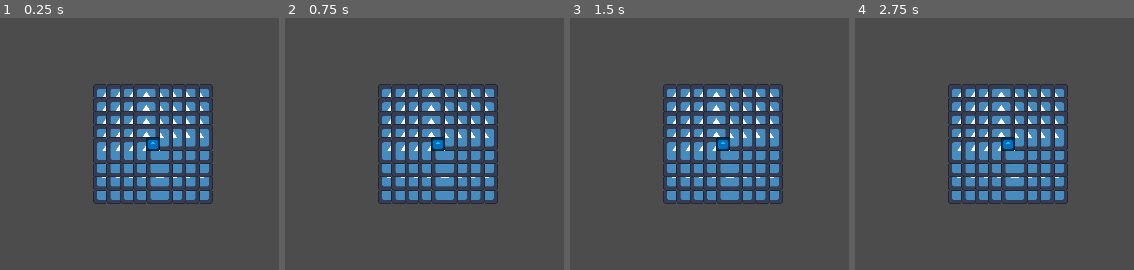
Above: before the commit, frames 1-4 (left to right).
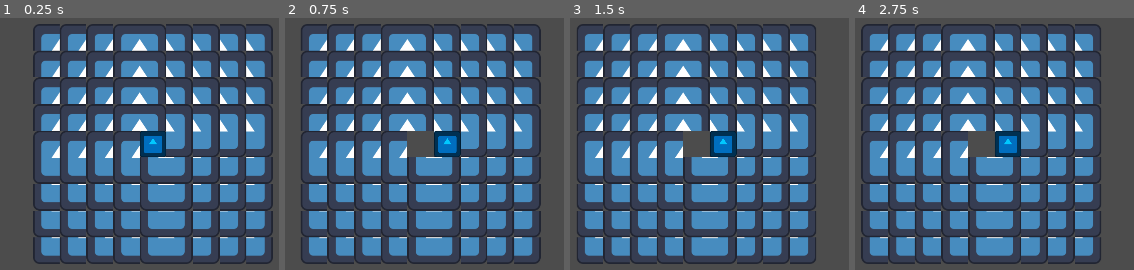
Above: after the commit, the same moments.

Repository: Oochiiehehe3/Juggernaut-on-the-Dance-Floor
Game: Godot game, scene res://scenes/test_movement.tscn
Same seed, same stepped clock (60 frames per second), same inputs: the game is played once before the commit and once after it. The engine's default icon, where the game draws it, is replaced by a stand-in: a white triangle on a blue panel in a dark square. Sound files missing from this copy of the repository are replaced by a short silence.
Inputs:
- Up to frame 1 (0.25 s): no input
- Up to frame 2 (0.75 s): tap Enter at 0.5 s; hold D (Right) from 0.53 s (still down)
- Up to frame 3 (1.5 s): release D (Right) at 1.28 s; hold S (Down) from 1.28 s (still down)
- Up to frame 4 (2.75 s): tap Space at 2 s; release S (Down) at 2.03 s; hold D (Right) from 2.03 s (still down)

The runs differ from the first frame. In frame 1, 48% of the frame differs, in the area x 11-98%, y 2-98%; in frame 2, 48%, in the area x 5-92%, y 2-98%; in frame 3, 48%; in frame 4, 48%.

Commit message:
added basic movement

Diff:
--- a/jotdf/assets/instances/characters/sir_dancelot.tscn
+++ b/jotdf/assets/instances/characters/sir_dancelot.tscn
@@ -1,13 +1,16 @@
-[gd_scene load_steps=4 format=3 uid="uid://dn1643erx5mad"]
+[gd_scene load_steps=5 format=3 uid="uid://dn1643erx5mad"]
 
 [ext_resource type="Script" path="res://scripts/playercontroller.gd" id="1_uwt8n"]
 [ext_resource type="SpriteFrames" uid="uid://dmixmcep731p5" path="res://resources/characters/sir_dancelot_anims.tres" id="1_xwvab"]
+[ext_resource type="Script" path="res://scripts/move_detection.gd" id="3_v604k"]
 
 [sub_resource type="RectangleShape2D" id="RectangleShape2D_fhu1h"]
 size = Vector2(32, 32)
 
-[node name="SirDancelot" type="CharacterBody2D"]
+[node name="SirDancelot" type="CharacterBody2D" node_paths=PackedStringArray("move_detection")]
 script = ExtResource("1_uwt8n")
+move_detection = NodePath("MoveDetection")
+current_state = 1
 
 [node name="AnimatedSprite2D" type="AnimatedSprite2D" parent="."]
 self_modulate = Color(0, 0.784314, 1, 1)
@@ -16,28 +19,40 @@
 animation = &"temporary"
 
 [node name="Camera2D" type="Camera2D" parent="."]
-zoom = Vector2(0.5, 0.5)
 position_smoothing_enabled = true
 
-[node name="MoveDetection" type="Area2D" parent="."]
+[node name="MoveDetection" type="Node2D" parent="." node_paths=PackedStringArray("up_detector", "down_detector", "left_detector", "right_detector")]
+script = ExtResource("3_v604k")
+up_detector = NodePath("Up")
+down_detector = NodePath("Down")
+left_detector = NodePath("Left")
+right_detector = NodePath("Right")
 
-[node name="Up" type="CollisionShape2D" parent="MoveDetection"]
+[node name="Up" type="Area2D" parent="MoveDetection"]
 position = Vector2(2.08165e-12, -64)
+
+[node name="Up" type="CollisionShape2D" parent="MoveDetection/Up"]
 shape = SubResource("RectangleShape2D_fhu1h")
 debug_color = Color(0, 0.642861, 0.310379, 0.42)
 
-[node name="Down" type="CollisionShape2D" parent="MoveDetection"]
+[node name="Down" type="Area2D" parent="MoveDetection"]
 position = Vector2(2.08165e-12, 64)
+
+[node name="Down" type="CollisionShape2D" parent="MoveDetection/Down"]
 shape = SubResource("RectangleShape2D_fhu1h")
 debug_color = Color(0, 0.642861, 0.310379, 0.42)
 
-[node name="Left" type="CollisionShape2D" parent="MoveDetection"]
+[node name="Left" type="Area2D" parent="MoveDetection"]
 position = Vector2(-64, 2.08165e-12)
+
+[node name="Left" type="CollisionShape2D" parent="MoveDetection/Left"]
 shape = SubResource("RectangleShape2D_fhu1h")
 debug_color = Color(0, 0.642861, 0.310379, 0.42)
 
-[node name="Right" type="CollisionShape2D" parent="MoveDetection"]
+[node name="Right" type="Area2D" parent="MoveDetection"]
 position = Vector2(64, 2.08165e-12)
+
+[node name="Right" type="CollisionShape2D" parent="MoveDetection/Right"]
 shape = SubResource("RectangleShape2D_fhu1h")
 debug_color = Color(0, 0.642861, 0.310379, 0.42)
 
@@ -45,7 +60,16 @@
 collision_layer = 16
 collision_mask = 16
 
-[node name="Up" type="CollisionShape2D" parent="HitDetection"]
+[node name="Hitbox" type="CollisionShape2D" parent="HitDetection"]
 position = Vector2(2.08165e-12, 2.08165e-12)
 shape = SubResource("RectangleShape2D_fhu1h")
 debug_color = Color(0.999734, 0, 0.103061, 0.42)
+
+[connection signal="body_shape_entered" from="MoveDetection/Up" to="MoveDetection" method="_on_up_body_shape_entered"]
+[connection signal="body_shape_exited" from="MoveDetection/Up" to="MoveDetection" method="_on_up_body_shape_exited"]
+[connection signal="body_shape_entered" from="MoveDetection/Down" to="MoveDetection" method="_on_down_body_shape_entered"]
+[connection signal="body_shape_exited" from="MoveDetection/Down" to="MoveDetection" method="_on_down_body_shape_exited"]
+[connection signal="body_shape_entered" from="MoveDetection/Left" to="MoveDetection" method="_on_left_body_shape_entered"]
+[connection signal="body_shape_exited" from="MoveDetection/Left" to="MoveDetection" method="_on_left_body_shape_exited"]
+[connection signal="body_shape_entered" from="MoveDetection/Right" to="MoveDetection" method="_on_right_body_shape_entered"]
+[connection signal="body_shape_exited" from="MoveDetection/Right" to="MoveDetection" method="_on_right_body_shape_exited"]
--- a/jotdf/assets/instances/music_player.tscn
+++ b/jotdf/assets/instances/music_player.tscn
@@ -1,18 +1,23 @@
 [gd_scene load_steps=4 format=3 uid="uid://cbeko8avov1wc"]
 
-[ext_resource type="AudioStream" uid="uid://cyf73tnw0lya2" path="res://assets/music/boppin_beatdown.wav" id="1_6jxd3"]
+[ext_resource type="AudioStream" uid="uid://lbkd1frt32se" path="res://assets/music/boppin_beatdown.wav" id="1_6jxd3"]
 [ext_resource type="Script" path="res://scripts/music_player.gd" id="2_8r105"]
 [ext_resource type="Script" path="res://addons/rhythm_notifier/rhythm_notifier.gd" id="3_8pfa3"]
 
-[node name="MusicPlayer" type="AudioStreamPlayer" node_paths=PackedStringArray("beats")]
+[node name="MusicPlayer" type="AudioStreamPlayer" node_paths=PackedStringArray("beats", "beat_timer")]
 stream = ExtResource("1_6jxd3")
-autoplay = true
 bus = &"Music"
 script = ExtResource("2_8r105")
 beats = NodePath("RhythmNotifier")
+beat_timer = NodePath("Timer")
 
 [node name="RhythmNotifier" type="Node" parent="." node_paths=PackedStringArray("audio_stream_player")]
 script = ExtResource("3_8pfa3")
 bpm = 130.0
 beat_length = 0.461538
 audio_stream_player = NodePath("..")
+
+[node name="Timer" type="Timer" parent="."]
+
+[connection signal="beat" from="RhythmNotifier" to="." method="_on_rhythm_notifier_beat"]
+[connection signal="timeout" from="Timer" to="." method="_on_timer_timeout"]
--- a/jotdf/project.godot
+++ b/jotdf/project.godot
@@ -18,10 +18,6 @@
 [audio]
 
 buses/default_bus_layout="res://resources/default_bus_layout.tres"
-
-[autoload]
-
-MusicPlayer="*res://assets/instances/music_player.tscn"
 
 [display]
 
--- a/jotdf/scenes/test_movement.tscn
+++ b/jotdf/scenes/test_movement.tscn
@@ -1,7 +1,8 @@
-[gd_scene load_steps=5 format=3 uid="uid://clpemmrkjq76f"]
+[gd_scene load_steps=6 format=3 uid="uid://clpemmrkjq76f"]
 
 [ext_resource type="Texture2D" uid="uid://c1ca0x0n7ekc5" path="res://assets/art/temp_art/icon.svg" id="1_sgybs"]
 [ext_resource type="PackedScene" uid="uid://dn1643erx5mad" path="res://assets/instances/characters/sir_dancelot.tscn" id="2_1ctov"]
+[ext_resource type="PackedScene" uid="uid://cbeko8avov1wc" path="res://assets/instances/music_player.tscn" id="3_6xf6i"]
 
 [sub_resource type="TileSetAtlasSource" id="TileSetAtlasSource_dl18l"]
 texture = ExtResource("1_sgybs")
@@ -13,6 +14,7 @@
 
 [sub_resource type="TileSet" id="TileSet_qvi01"]
 tile_size = Vector2i(64, 64)
+physics_layer_0/collision_layer = 1
 sources/0 = SubResource("TileSetAtlasSource_dl18l")
 
 [node name="TestMovement" type="Node2D"]
@@ -21,6 +23,9 @@
 position = Vector2(-32, -32)
 tile_set = SubResource("TileSet_qvi01")
 format = 2
-layer_0/tile_data = PackedInt32Array(-196612, 0, 0, -131076, …(960 unchanged characters)… 0, -131072, 65536, 0, -65536, 65536, 0, 0, 0, 0, 65536, 0, 1, 131072, 0, 1, 131073, 65536 …(194 unchanged characters)…
+layer_0/tile_data = PackedInt32Array(-196612, 0, 0, -131076, …(960 unchanged characters)… 0, -131072, 65536, 0, -65536, 65536, 0, 65536, 0, 1, 131072, 0, 1, 131073, 65536 …(194 unchanged characters)…
 
 [node name="SirDancelot" parent="." instance=ExtResource("2_1ctov")]
+
+[node name="MusicPlayer" parent="." node_paths=PackedStringArray("player") instance=ExtResource("3_6xf6i")]
+player = NodePath("../SirDancelot")
--- /dev/null
+++ b/jotdf/scripts/move_detection.gd
@@ -0,0 +1,53 @@
+extends Node2D
+
+@export var up_detector: Area2D
+@export var down_detector: Area2D
+@export var left_detector: Area2D
+@export var right_detector: Area2D
+
+var up_blocked = false
+var down_blocked = false
+var left_blocked = false
+var right_blocked = false
+
+
+# Called when the node enters the scene tree for the first time.
+func _ready() -> void:
+	pass # Replace with function body.
+
+
+# Called every frame. 'delta' is the elapsed time since the previous frame.
+func _process(_delta: float) -> void:
+	#print("up ", up_blocked, ", down ", down_blocked, ", left ", left_blocked, ", right ", right_blocked)
+	pass
+
+
+func _on_up_body_shape_entered(_body_rid: RID, _body: Node2D, _body_shape_index: int, _local_shape_index: int) -> void:
+	up_blocked = true
+
+
+func _on_down_body_shape_entered(_body_rid: RID, _body: Node2D, _body_shape_index: int, _local_shape_index: int) -> void:
+	down_blocked = true
+
+func _on_left_body_shape_entered(_body_rid: RID, _body: Node2D, _body_shape_index: int, _local_shape_index: int) -> void:
+	left_blocked = true
+
+
+func _on_right_body_shape_entered(_body_rid: RID, _body: Node2D, _body_shape_index: int, _local_shape_index: int) -> void:
+	right_blocked = true
+
+
+func _on_up_body_shape_exited(_body_rid: RID, _body: Node2D, _body_shape_index: int, _local_shape_index: int) -> void:
+	up_blocked = false
+
+
+func _on_down_body_shape_exited(_body_rid: RID, _body: Node2D, _body_shape_index: int, _local_shape_index: int) -> void:
+	down_blocked = false
+
+
+func _on_left_body_shape_exited(_body_rid: RID, _body: Node2D, _body_shape_index: int, _local_shape_index: int) -> void:
+	left_blocked = false
+
+
+func _on_right_body_shape_exited(_body_rid: RID, _body: Node2D, _body_shape_index: int, _local_shape_index: int) -> void:
+	right_blocked = false
--- a/jotdf/scripts/music_player.gd
+++ b/jotdf/scripts/music_player.gd
@@ -1,21 +1,50 @@
 extends AudioStreamPlayer
 
 @export var beats: RhythmNotifier
+@export var beat_timer: Timer
+@export var player: CharacterBody2D
 
 enum Songs {BEATDOWN, EXONE, EXTWO}
 var current_song: Songs = Songs.BEATDOWN
 var bpms = [130, 100, 240]
 
+var time_since_beat = 0
+var beat_margin = 0
+
+
+
 # Called when the node enters the scene tree for the first time.
 func _ready():
+	player.music_player = self
 	beats.bpm = bpms[current_song]
-	print(beats.bpm)
+	beat_timer.wait_time = beats.beat_length
+	play()
+	beat_timer.start()
+	#print(beats.bpm)
+
+func change_song(song, stream_path):
+	current_song = song
+	stream = stream_path
+	beats.bpm = bpms[current_song]
+	beat_timer.wait_time = beats.beat_length
+	time_since_beat = beats.beat_length*0.75
+	beat_margin = beats.beat_length*0.75
+	play()
+	beat_timer.start()
+
+# Called every frame. 'delta' is the elapsed time since the previous frame.
+func _process(delta):
+	if playing:
+		time_since_beat += delta
 
 
-# Called every frame. 'delta' is the elapsed time since the previous frame.
-func _process(_delta):
-	pass
+func _on_rhythm_notifier_beat(_current_beat: int) -> void:
+	await get_tree().create_timer(beats.beat_length*0.25).timeout
+	time_since_beat = 0
+	if player != null:
+		player.beat_reset()
 
 
-func _on_rhythm_notifier_beat(current_beat: int) -> void:
-	pass # Replace with function body.
+func _on_timer_timeout() -> void:
+	#print(beat_timer.wait_time)
+	pass
--- a/jotdf/scripts/playercontroller.gd
+++ b/jotdf/scripts/playercontroller.gd
@@ -1,11 +1,73 @@
 extends CharacterBody2D
+
+@export var move_detection: Node2D
 
 enum States {PEACE, COMBAT}
 enum CombatTypes {INTERACTION, EVASION, PUZZLE}
-var current_state: States
-var current_combat_type: CombatTypes
+@export var current_state: States
+var current_combat_type: CombatTypes = CombatTypes.INTERACTION
 
-const SPEED = 300.0
+var music_player: AudioStreamPlayer
 
-func _physics_process(_delta):
+const SPEED = 125.0
+var can_move = true
+
+func ready():
 	pass
+
+func _physics_process(delta):
+
+	velocity = Vector2.ZERO
+
+	if current_state == States.COMBAT and can_move: #If there are enemies nearby, use tile-based movement
+		if current_combat_type != CombatTypes.PUZZLE:
+			if Input.is_action_pressed("Left"):
+				#move can_move set out here in order to block holding down the keys
+				if move_detection.left_blocked == false and check_beat() == true:
+					can_move = false
+					position.x -= 64
+			elif Input.is_action_pressed("Right"):
+				if move_detection.right_blocked == false and check_beat() == true:
+					can_move = false
+					position.x += 64
+			elif Input.is_action_pressed("Up"):
+				if move_detection.up_blocked == false and check_beat() == true:
+					can_move = false
+					position.y -= 64
+			elif Input.is_action_pressed("Down"):
+				if move_detection.down_blocked == false and check_beat() == true:
+					can_move = false
+					position.y += 64
+
+	elif current_state == States.PEACE: #If there are no enemies around, switch to smooth movement
+		if Input.is_action_pressed("Up"):
+			velocity.y -= 1
+		if Input.is_action_pressed("Down"):
+			velocity.y += 1
+		if Input.is_action_pressed("Left"):
+			velocity.x -= 1
+		if Input.is_action_pressed("Right"):
+			velocity.x += 1
+
+		if velocity.length() > 0:
+
+			velocity = velocity.normalized() * SPEED # This makes velocity normalized and prevents from making diagonals twice as fast as walking in a main cardinal direction
+		position += velocity * delta
+
+		# input directions and walking
+		var _input_direction = Vector2(
+			Input.get_action_strength("Right") - Input.get_action_strength("Left"),
+			Input.get_action_strength("Down") - Input.get_action_strength("Up"))
+
+		move_and_slide()
+
+func check_beat():
+	if music_player.time_since_beat > music_player.beats.beat_length*0.75:
+		#print("on beat")
+		return true
+	else:
+		#print("bad timing")
+		return false
+
+func beat_reset():
+	can_move = true
